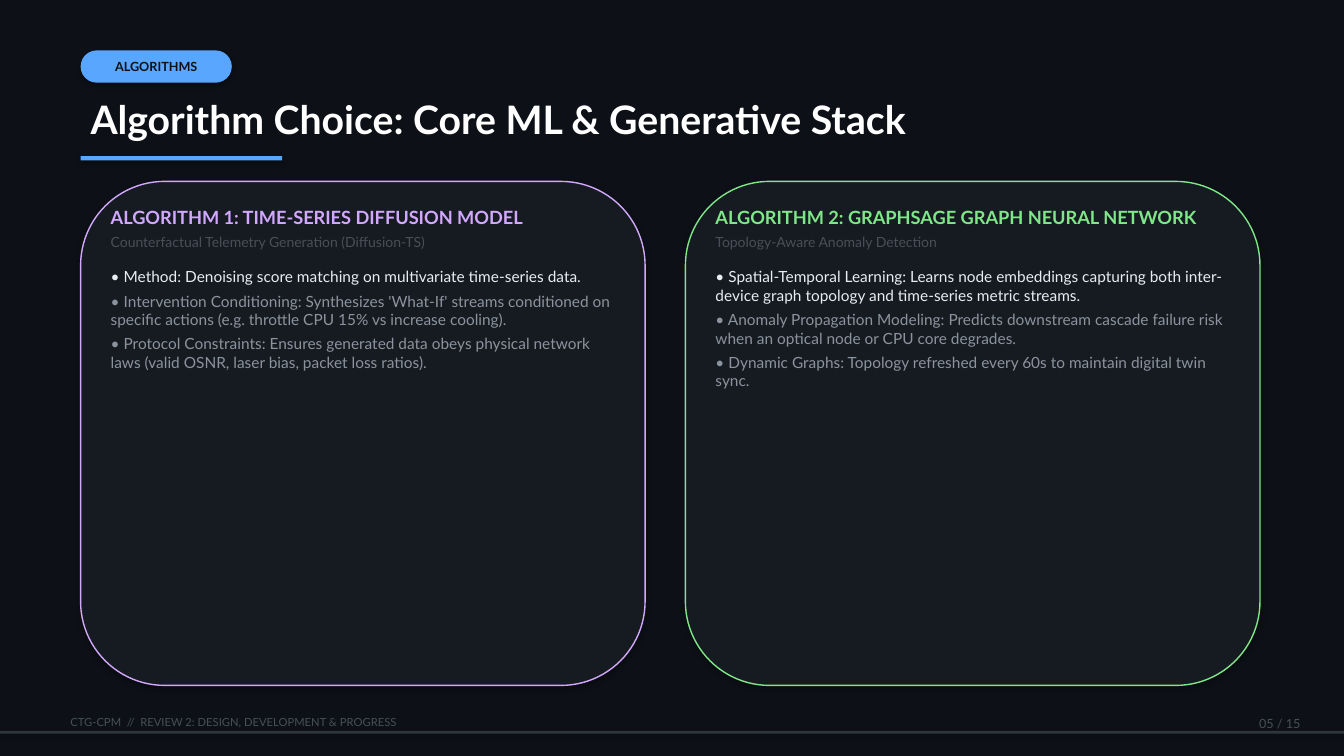
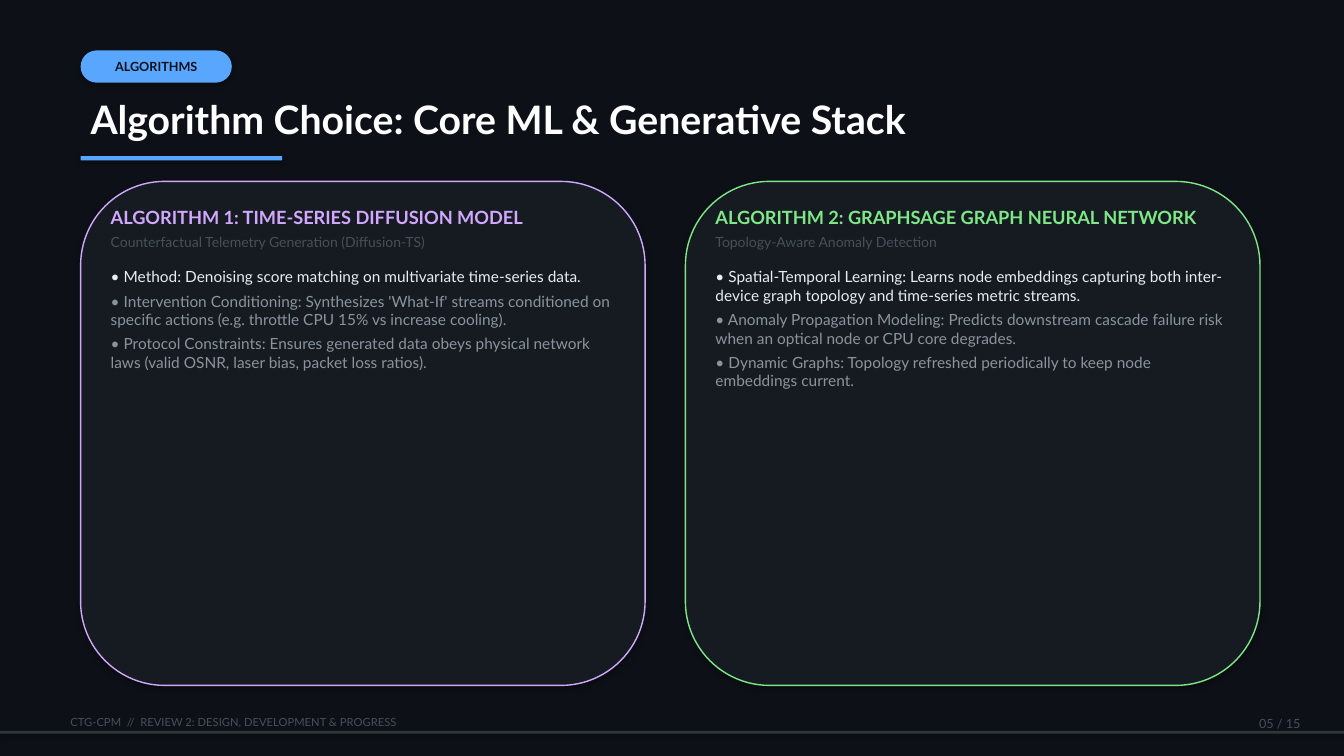
Before and after one commit to sagnikbasutaan2004-source/CTG-CPM-Self-Healing-Networks, a slide deck: slide 5 of CTG-CPM_Review2_Presentation.pptx. Drawn at 1344x756 pixels with LibreOffice and Linux fonts; fonts in the diff are those of the drawing. Boxes give left, top, right and bottom in pixels: in the first picture for what was removed or moved away, otherwise in the second. Text is boxed around its words. In the diff, an @@ line names an element or a change of style, - is before the commit and + after.

Commit message:
fix: remove fabricated claims and wire real dynamic models
- kafka_telemetry_streaming: fix broken NoBrokersAvailable import so real
  Kafka actually connects (was silently disabling Kafka)
- Rename fabricated 'DigitalTwinExecution' task to 'CounterfactualProjection'
  across game_engine, agentic_remediator, test_prototype
- Remove hardcoded/fabricated metrics (MTTR, OPEX savings, 100% pass,
  zero-risk, sub-second deployment, 40% attribution, ad-hoc lifecycle claims)
  from llm_diagnostician, COMPREHENSIVE_SYSTEM_GUIDE, web dashboard,
  and PPT generators; replace with honest measurement/disclosure wording
- Make Shapley root-cause in fallback diagnosis use the actual computed value
- regenerate honest CTG-CPM_Implementation_Plan.pptx and
  CTG-CPM_Review2_Presentation.pptx (add OUTPUT_PPT_PATH env override)
- add train/inference code, trained GraphSAGE GNN & diffusion weights,
  benchmarks, unit tests
- drop accidentally-tracked Word lock file ~$CTG-CPM_Review2_Presentation.pptx

```diff
--- a/CTG-CPM_Review2_Presentation.pptx
+++ b/CTG-CPM_Review2_Presentation.pptx
@@ text at (715, 356, 1151, 389): text changed @@
-• Dynamic Graphs: Topology refreshed every 60s to maintain digital twin sync.
+• Dynamic Graphs: Topology refreshed periodically to keep node embeddings current.
```
Also in this commit, not shown: 11 other slides changed, 27 other files.
